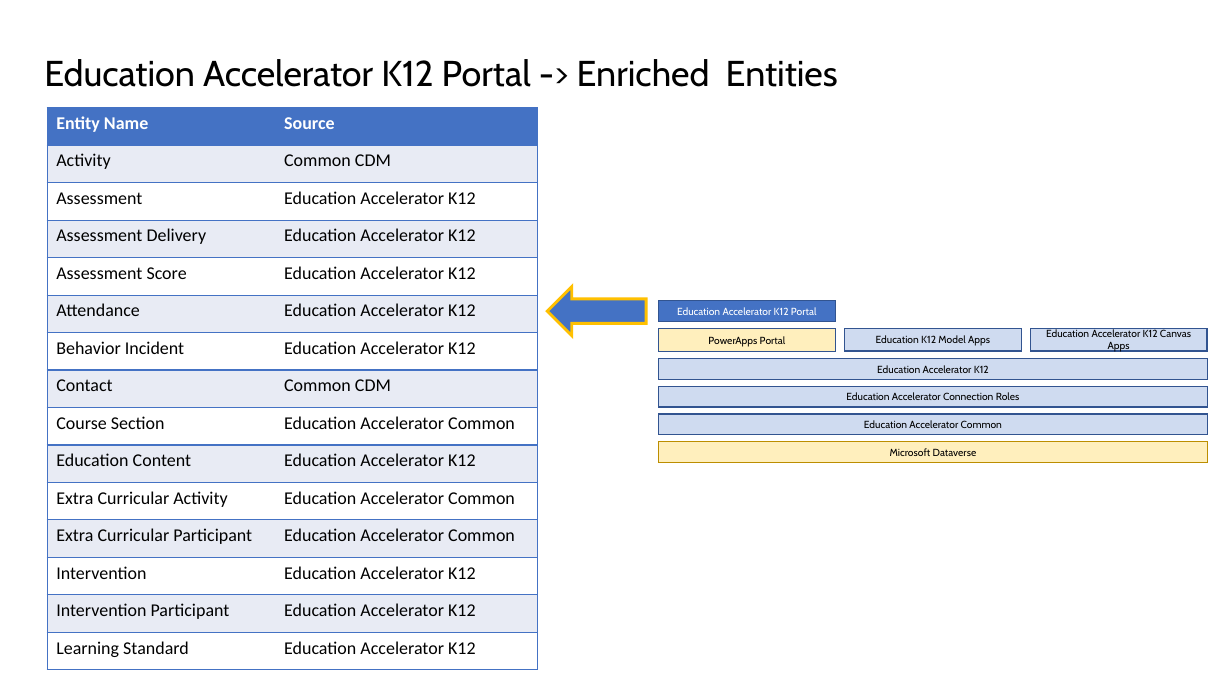
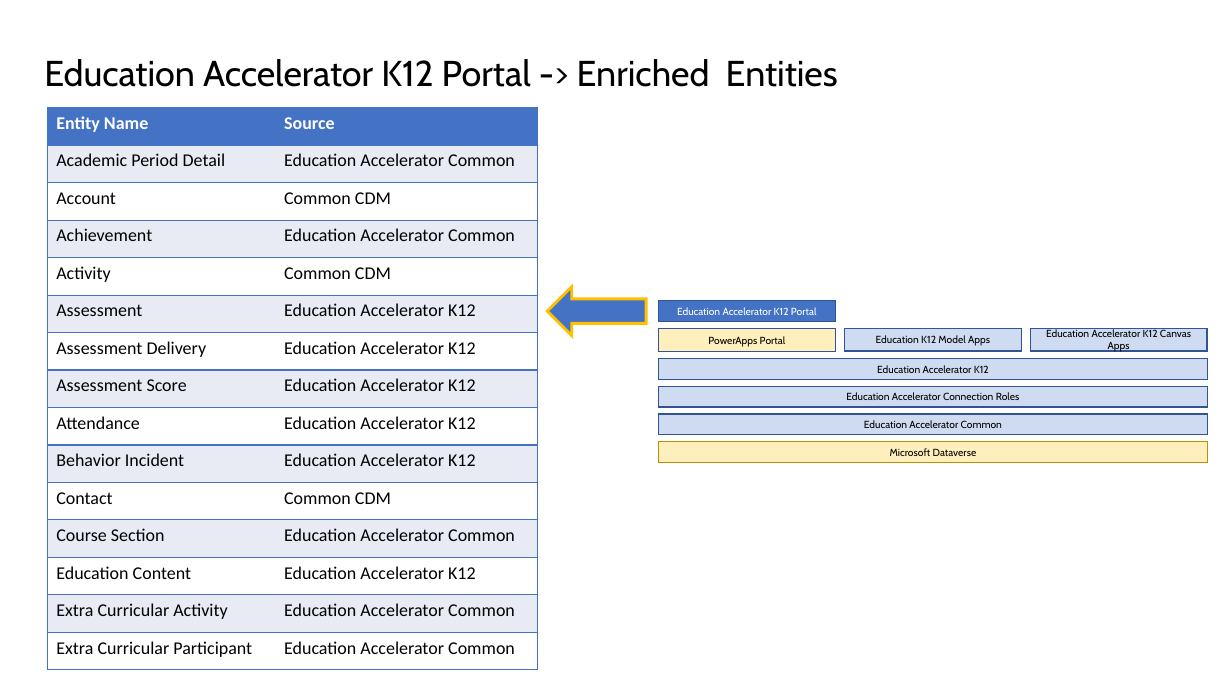
Before and after one commit to microsoft/Industry-Accelerator-Education, a slide deck: slide 15 of documentation/K12.Solution.Packaging.Design & ERD.pptx (slide 14 before the commit). Drawn at 1232x693 pixels with LibreOffice and Linux fonts; fonts in the diff are those of the drawing. Boxes give left, top, right and bottom in pixels: in the first picture for what was removed or moved away, otherwise in the second. Text is boxed around its words. In the diff, an @@ line names an element or a change of style, - is before the commit and + after.

```diff
--- a/documentation/K12.Solution.Packaging.Design & ERD.pptx
+++ b/documentation/K12.Solution.Packaging.Design & ERD.pptx
@@ table at (47, 108, 538, 670) @@
+row 2: Academic Period Detail | Education Accelerator Common
+row 3: Account | Common CDM
+row 4: Achievement | Education Accelerator Common
-row 13: Intervention | Education Accelerator K12
-row 14: Intervention Participant | Education Accelerator K12
-row 15: Learning Standard | Education Accelerator K12
```
Also in this commit, not shown: 7 other slides changed, 1 slide added, 33 other files.
